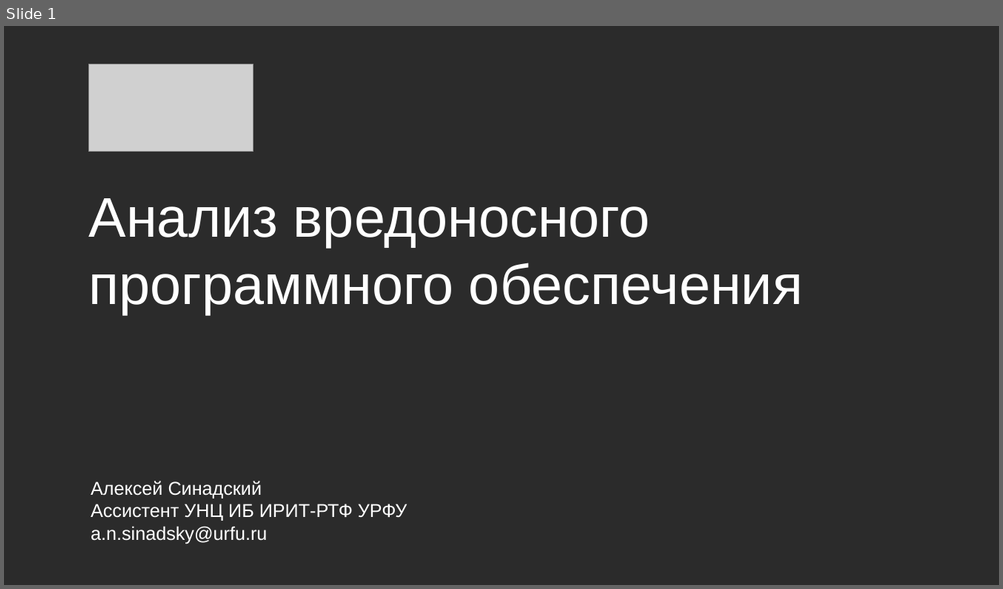
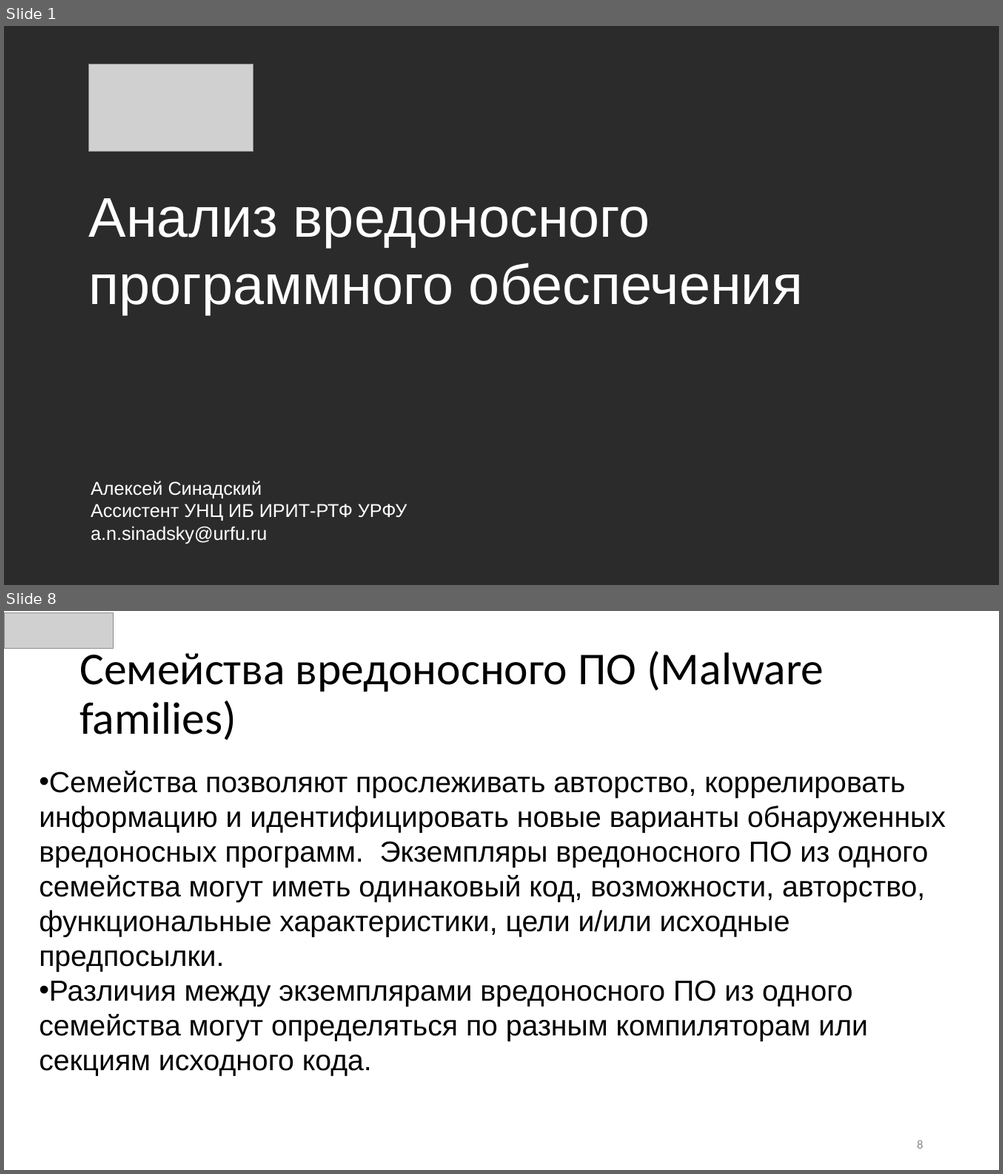
Before and after one commit to CyberLympha/AI-for-IS-Course, a slide deck: Лекции/Анализ вредоносного программного обеспечения.pptx. Shown one above the other, each under a label of ours: slide 1 before the commit, slides 1 and 8 after it; the slides between them are not shown. The pictures are 1003x589 and 1003x1174 pixels, drawn with LibreOffice and Linux fonts; fonts in the diff are those of the drawing; grey boxes stand for pictures; background and template pictures are left out; a plain dark background stands for a picture behind light text. Boxes give left, top, right and bottom in pixels: in the first picture for what was removed or moved away, otherwise in the second. Text is boxed around its words. In the diff, an @@ line names an element or a change of style, - is before the commit and + after.

Commit message:
Нализ вредоносного ПО, Лекция

```diff
--- a/Лекции/Анализ вредоносного программного обеспечения.pptx
+++ b/Лекции/Анализ вредоносного программного обеспечения.pptx
@@ slide 8 added at (4,611,999,1170), background #FFFFFF @@
@@ picture added at (4,613,114,648) @@
@@ title added at (79,647,823,741), 44 pt, text #000000 @@
+Семейства вредоносного ПО (Malware families)
@@ text added at (39,771,945,1076), 28 pt, text #000000 @@
+• Семейства позволяют прослеживать авторство, коррелировать информацию и идентифицировать новые варианты обнаруженных вредоносных программ. Экземпляры вредоносного ПО из одного семейства могут иметь одинаковый код, возможности, авторство, функциональные характеристики, цели и/или исходные предпосылки.
+• Различия между экземплярами вредоносного ПО из одного семейства могут определяться по разным компиляторам или секциям исходного кода.
@@ page number added at (916,1140,922,1149), 12 pt, text #8B8B8B @@
+8
```
Also in this commit, not shown: 2 slides changed, 17 other slides added, 1 slide removed, 1 other file.
